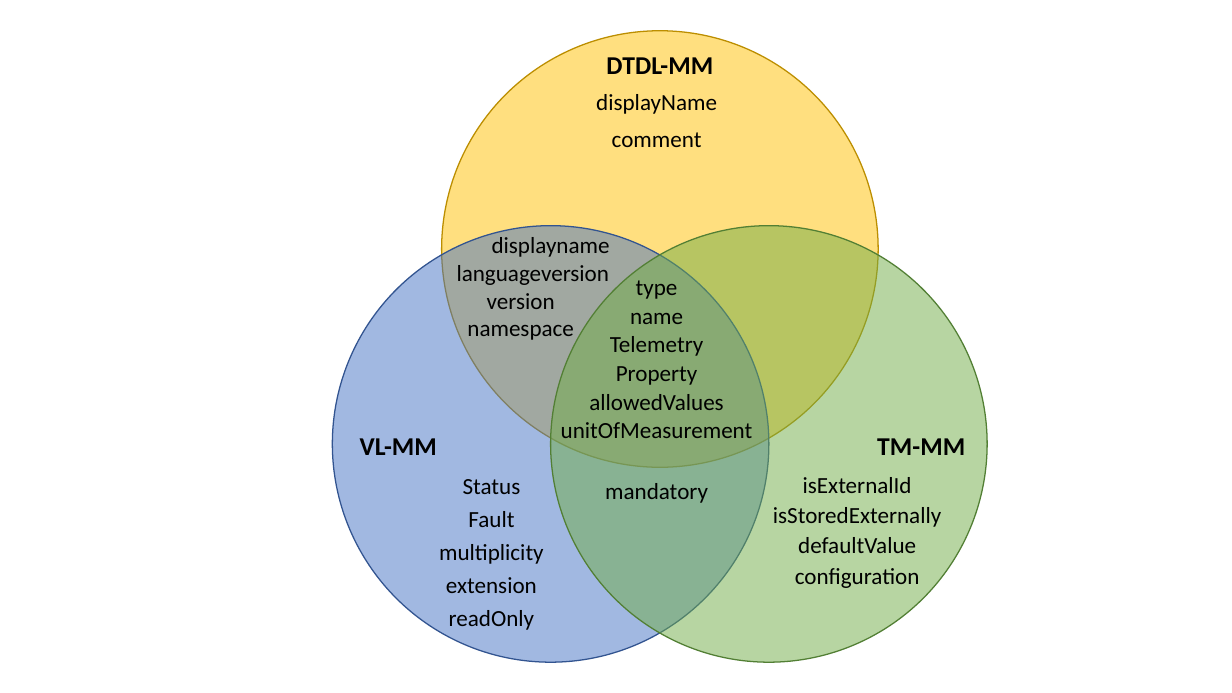
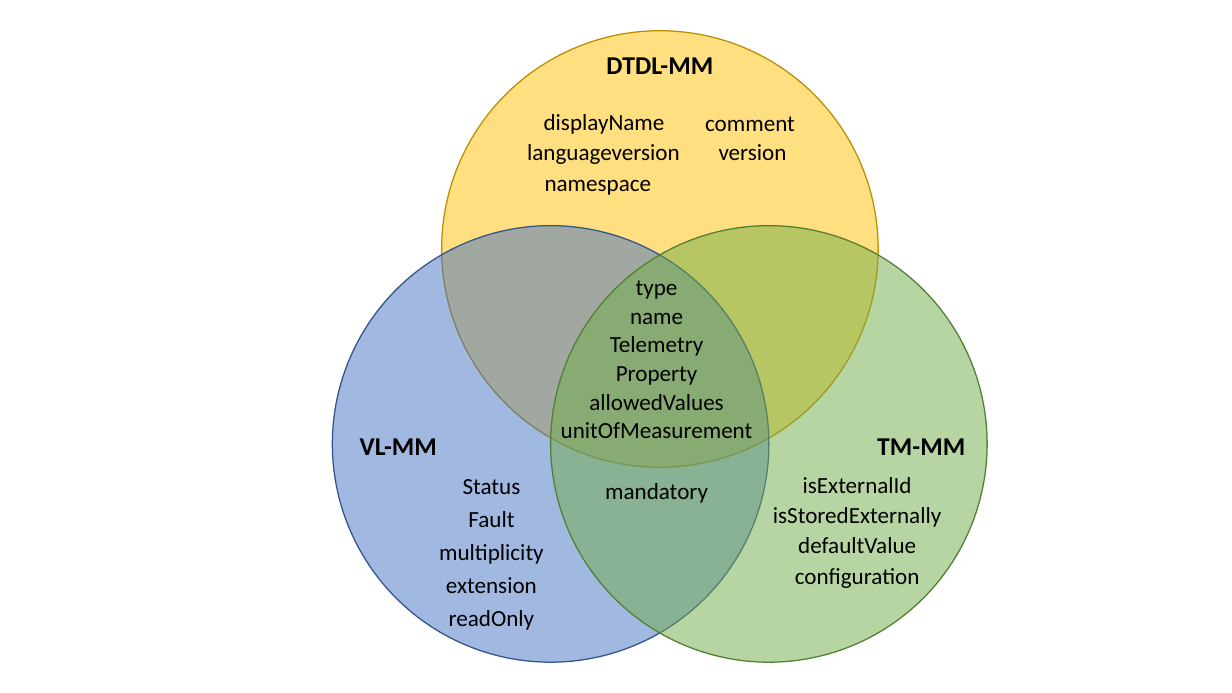
Before and after one commit to derlehner/dt_language_comparison, a slide deck: slide 3 of Figures.pptx. Drawn at 1232x693 pixels with LibreOffice and Linux fonts; fonts in the diff are those of the drawing. Boxes give left, top, right and bottom in pixels: in the first picture for what was removed or moved away, otherwise in the second. Text is boxed around its words. In the diff, an @@ line names an element or a change of style, - is before the commit and + after.

Commit message:
update

```diff
--- a/Figures.pptx
+++ b/Figures.pptx
@@ text "displayName": place and size @@
-text "displayName" at (596,94,717,114)
+text "displayName" at (544,114,665,134)
@@ text "comment": place and size @@
-text "comment" at (612,132,702,147)
+text "comment" at (705,116,795,131)
@@ text "languageversion": place and size @@
-text "languageversion" at (457,265,610,285)
+text "languageversion" at (527,144,680,164)
@@ text "version": place and size @@
-text "version" at (487,293,555,309)
+text "version" at (719,144,787,160)
@@ text "namespace": place and size @@
-text "namespace" at (467,325,574,340)
+text "namespace" at (545,179,652,195)
@@ text removed at (492,234,610,257) @@
-displayname
```
Also in this commit, not shown: 1 other slide changed, 1 slide added.
